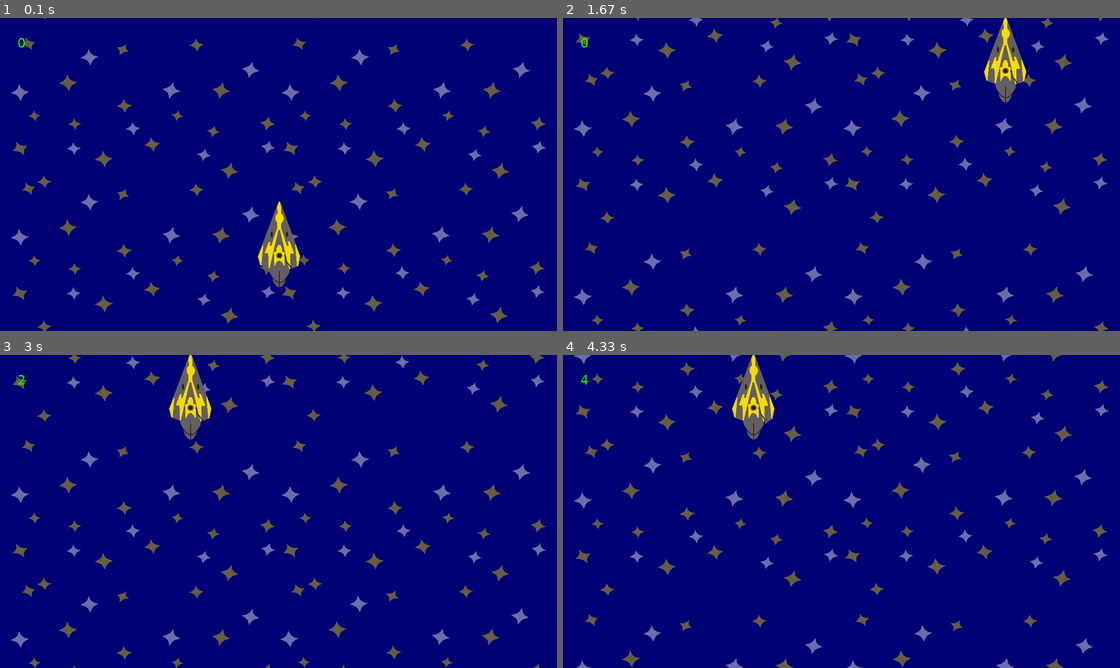
Above: before the commit, frames 1-4 (two rows, left to right).
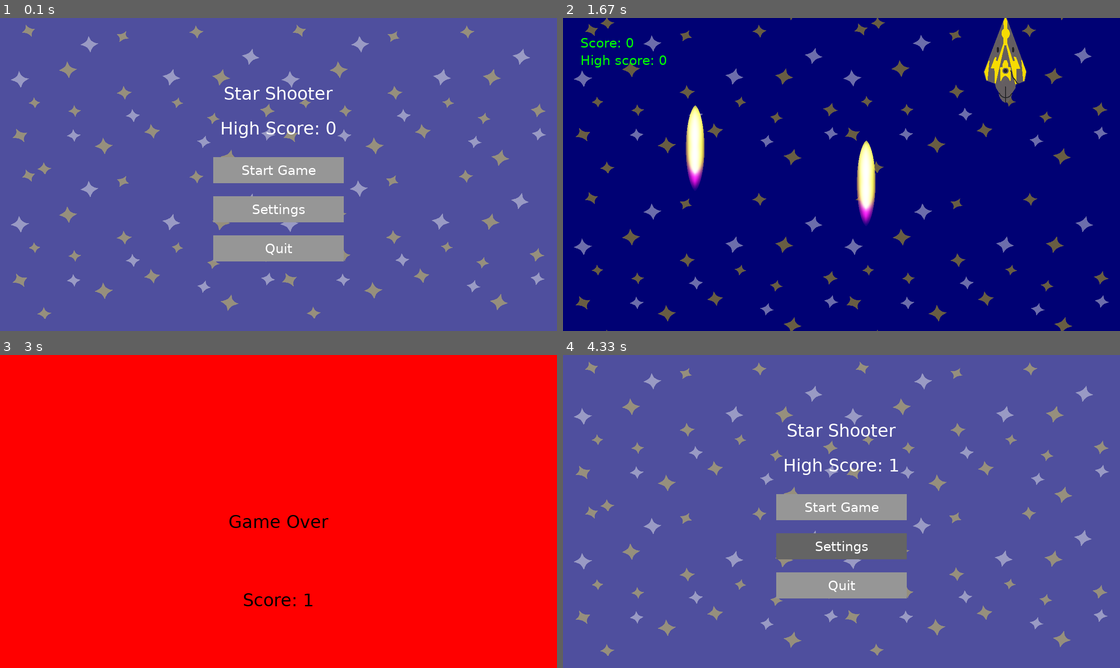
Above: after the commit, the same moments.

Repository: NotBenthe/pygame_game_design
Game: pygame game, started from pygame_tutorial.py
Same seed, same stepped clock (60 frames per second), same inputs: the game is played once before the commit and once after it.
Inputs (mouse positions are in pixels of both pictures, inside the frame that each line leads up to):
- Up to frame 1 (0.1 s): no input
- Up to frame 2 (1.67 s): click (841, 171) at 0.38 s, where only the run after the commit has a clickable "Start Game"; hold Right 0.67-1.13 s; move the mouse to (819, 187) at 0.7 s; hold Up 1.17-1.47 s; hold Left from 1.5 s (still down)
- Up to frame 3 (3 s): release Left at 2.03 s
- Up to frame 4 (4.33 s): move the mouse to (908, 539) at 4.3 s

The runs differ from the first frame. In frame 1, 100% of the frame differs, in the area x 0-100%, y 0-100%; in frame 2, 9.4%; in frame 3, 100%; in frame 4, 100%.

Commit message:
final game

Diff:
--- a/pygame_tutorial.py
+++ b/pygame_tutorial.py
@@ -7,11 +7,12 @@
 
 """
 
-import sys
+import sys, os
 
 if not sys.warnoptions:
     import warnings
     warnings.simplefilter("ignore", UserWarning)
+os.environ['PYGAME_HIDE_SUPPORT_PROMPT'] = '1'
 
 import pygame
 from pygame.locals import *
@@ -29,18 +30,24 @@
 GREEN = (0, 255, 0)
 BLACK = (0, 0, 0)
 WHITE = (255, 255, 255)
+GRAY = (150, 150, 150)
+DARK_GRAY = (100, 100, 100)
 
 # screen information
 SCREEN_WIDTH = 400
 SCREEN_HEIGHT = 600
 SPEED = 25
 SCORE = 0
+HIGH_SCORE = 0
 MAX_ENEMIES = 3
+
+VOLUME_LEVEL = 5
+PRE_MUTE_VOLUTE = 5
+IS_MUTED = False
 
 # setting up fonts
 font = pygame.font.SysFont("Verdana", 40)
 font_small = pygame.font.SysFont("Verdana", 30)
-game_over = font.render("Game Over", True, BLACK)
 
 # initializing display window
 DISPLAYSURF = pygame.display.set_mode((SCREEN_WIDTH, SCREEN_HEIGHT))
@@ -50,17 +57,19 @@
 SCREEN_WIDTH, SCREEN_HEIGHT = DISPLAYSURF.get_size()
 
 DISPLAYSURF.fill(WHITE)
-pygame.display.set_caption("pygame tutorial")
+pygame.display.set_caption("star shooter")
 
 # setting the background
 background = pygame.image.load("background.png")
 background = pygame.transform.scale(background, (SCREEN_WIDTH, SCREEN_HEIGHT))
-background_y = 0  # tracking vertical position
 
 # playing music
 pygame.mixer.music.load("background.wav")
 pygame.mixer.music.play(-1)  # -1 so it repeats
-pygame.mixer.music.set_volume(0.2)
+pygame.mixer.music.set_volume(VOLUME_LEVEL/10.0)
+
+enemies = pygame.sprite.Group()
+all_sprites = pygame.sprite.Group()
 
 # making the player
 class Player(pygame.sprite.Sprite):
@@ -127,95 +136,250 @@
             self.kill()
 
 
-# initiating enemy and player
-P1 = Player()
-
-# creating sprites group
-enemies = pygame.sprite.Group()
-
-all_sprites = pygame.sprite.Group()
-all_sprites.add(P1)
-
-
-# creating event
-INC_SPEED = pygame.USEREVENT + 1
-# call the INC_SPEED object every 1000 ms (=1s)
-pygame.time.set_timer(INC_SPEED, 2000)
-
-# spawning enemies
-SPAWN_ENEMY = pygame.USEREVENT + 2
-# trying to spawn a new enemy every 1-5 seconds
-pygame.time.set_timer(SPAWN_ENEMY, random.randint(1000, 3000))
-
-# running the game
-while True:
-    # cycling through the events occuring
-    for event in pygame.event.get():
-        # increasing the speed (every 1 s)
-        if event.type == INC_SPEED:
-            SPEED += 2
-
-        # spawning enemies
-        if event.type == SPAWN_ENEMY:
-            if len(enemies) < MAX_ENEMIES:
-                E = Enemy()
-                enemies.add(E)
-                all_sprites.add(E)
-
-            pygame.time.set_timer(SPAWN_ENEMY, random.randint(int(10000/SPEED), int(30000/SPEED)))
-
-        # quitting
-        if event.type == QUIT:
-            pygame.quit()
-            sys.exit()
-
-    # drawing the enemy and player
-    DISPLAYSURF.fill(WHITE)
-
-    # moving the background
-    background_y += 5
-    if background_y >= SCREEN_HEIGHT:
-        background_y = 0
-
-    # drqwing the background and score
-    DISPLAYSURF.blit(background, (0, background_y))
-    DISPLAYSURF.blit(background, (0, background_y - SCREEN_HEIGHT))
-
-    scores = font_small.render(str(SCORE), True, GREEN)
-    DISPLAYSURF.blit(scores, (40, 40))
-
-    # drawing the entities
-    for entity in all_sprites:
-        DISPLAYSURF.blit(entity.image, entity.rect)
-        entity.move()
-
-    # collision
-    if pygame.sprite.spritecollide(P1, enemies, False, pygame.sprite.collide_mask) :
-        # playing crashing sound
-        pygame.mixer.Sound('crash.wav').play()
-        #time.sleep(0.5)
-
-        # making screen red
-        DISPLAYSURF.fill(RED)
-        #DISPLAYSURF.blit(scores, (40, 40))
-        DISPLAYSURF.blit(game_over, (SCREEN_WIDTH/2-200, SCREEN_HEIGHT/2))
-        score_go = font.render(f"Score: {str(SCORE)}", True, BLACK)
-        DISPLAYSURF.blit(score_go, (SCREEN_WIDTH/2-200, 3* SCREEN_HEIGHT/4))
+# make a button
+def draw_button(text, x, y, width, height, normal_color, hover_color, mouse_pos):
+    rect = pygame.Rect(x, y, width, height)
+    if rect.collidepoint(mouse_pos):
+        pygame.draw.rect(DISPLAYSURF, hover_color, rect)
+    else:
+        pygame.draw.rect(DISPLAYSURF, normal_color, rect)
+
+    text_surf = font_small.render(text, True, WHITE)
+    text_rect = text_surf.get_rect(center=rect.center)
+    DISPLAYSURF.blit(text_surf, text_rect)
+    return rect
+
+
+# home screen function
+def home_screen():
+    while True:
+        mouse_pos = pygame.mouse.get_pos()
+
+        # background image
+        DISPLAYSURF.blit(background, (0, 0))
+        overlay = pygame.Surface((SCREEN_WIDTH, SCREEN_HEIGHT), pygame.SRCALPHA)
+        overlay.fill((250, 250, 250, 80))
+        DISPLAYSURF.blit(overlay, (0, 0))
+
+        # displaying title and high score
+        title = font.render("Star Shooter", True, WHITE)
+        DISPLAYSURF.blit(title, (SCREEN_WIDTH/2 - title.get_width()/2, 150))
+        high_score = font.render(f"High Score: {HIGH_SCORE}", True, WHITE)
+        DISPLAYSURF.blit(high_score, (SCREEN_WIDTH/2 - high_score.get_width()/2, 230))
+
+        # buttons
+        start_btn = draw_button("Start Game", SCREEN_WIDTH/2 - 150, 320, 300, 60, GRAY, DARK_GRAY, mouse_pos)
+        settings_btn = draw_button("Settings", SCREEN_WIDTH/2 - 150, 410, 300, 60, GRAY, DARK_GRAY, mouse_pos)
+        quit_btn = draw_button("Quit", SCREEN_WIDTH/2 - 150, 500, 300, 60, GRAY, DARK_GRAY, mouse_pos)
+
+        for event in pygame.event.get():
+            if event.type == QUIT:
+                pygame.quit()
+                sys.exit()
+
+            # if pressing button
+            if event.type == MOUSEBUTTONDOWN and event.button == 1:
+                if start_btn.collidepoint(mouse_pos):
+                    game_loop()
+                elif settings_btn.collidepoint(mouse_pos):
+                    settings_screen()
+                elif quit_btn.collidepoint(mouse_pos):
+                    pygame.quit()
+                    sys.exit()
 
         pygame.display.update()
-
-        # killing all the sprites
+        FramePerSec.tick(FPS)
+
+
+# settings menu
+def settings_screen():
+    global MAX_ENEMIES, VOLUME_LEVEL, IS_MUTED, PRE_MUTE_VOLUME
+    while True:
+        mouse_pos = pygame.mouse.get_pos()
+
+        # background
+        DISPLAYSURF.blit(background, (0, 0))
+        overlay = pygame.Surface((SCREEN_WIDTH, SCREEN_HEIGHT), pygame.SRCALPHA)
+        overlay.fill((250, 250, 250, 80))
+        DISPLAYSURF.blit(overlay, (0, 0))
+
+        # displaying title
+        title = font.render("Settings", True, BLUE)
+        DISPLAYSURF.blit(title, (SCREEN_WIDTH/2 - title.get_width()/2, 80))
+
+        # max number of enemies
+        lbl_enemies = font.render("Max enemies: ", True, WHITE)
+        num_enemies = font.render(f"{MAX_ENEMIES}", True, WHITE)
+
+        row1_total_width = lbl_enemies.get_width() + 60 + 15 + num_enemies.get_width() + 15 + 60
+        start_x1 = SCREEN_WIDTH / 2 - row1_total_width / 2
+        y1 = 220
+
+        DISPLAYSURF.blit(lbl_enemies, (start_x1, y1))
+        btn_e_minus = draw_button("-", start_x1 + lbl_enemies.get_width(), y1 - 5, 60, 60, GRAY, DARK_GRAY, mouse_pos)
+        DISPLAYSURF.blit(num_enemies, (btn_e_minus.right + 15, y1))
+        btn_e_plus = draw_button("+", btn_e_minus.right + 15 + num_enemies.get_width() + 15, y1 - 5, 60, 60, GRAY, DARK_GRAY, mouse_pos)
+
+        # audio volume
+        lbl_volume = font.render("Audio volume: ", True, WHITE)
+        volume_display_str = "Muted" if IS_MUTED else f"{VOLUME_LEVEL}"
+        num_volume = font.render(volume_display_str, True, WHITE)
+
+        row2_total_width = lbl_volume.get_width() + 110 + 15 + 60 + 15 + num_volume.get_width() + 15 + 60
+        start_x2 = SCREEN_WIDTH / 2 - row2_total_width / 2
+        y2 = 340
+
+        DISPLAYSURF.blit(lbl_volume, (start_x2, y2))
+        mute_label = "Unmute" if IS_MUTED else "Mute"
+        btn_mute = draw_button(mute_label, start_x2 + lbl_volume.get_width(), y2 - 5, 110, 60, GRAY, DARK_GRAY, mouse_pos)
+        btn_v_minus = draw_button("-", btn_mute.right + 15, y2 - 5, 60, 60, GRAY, DARK_GRAY, mouse_pos)
+        DISPLAYSURF.blit(num_volume, (btn_v_minus.right + 15, y2))
+        btn_v_plus = draw_button("+", btn_v_minus.right + 15 + num_volume.get_width() + 15, y2 - 5, 60, 60, GRAY, DARK_GRAY, mouse_pos)
+
+        # back button
+        btn_back = draw_button("Back to Menu", SCREEN_WIDTH/2 - 150, 480, 300, 60, GRAY, DARK_GRAY, mouse_pos)
+
+        for event in pygame.event.get():
+            if event.type == QUIT:
+                pygame.quit()
+                sys.exit()
+
+            if event.type == MOUSEBUTTONDOWN and event.button == 1:
+                # enemies
+                if btn_e_minus.collidepoint(mouse_pos):
+                    if MAX_ENEMIES > 1: MAX_ENEMIES -= 1
+                elif btn_e_plus.collidepoint(mouse_pos):
+                    if MAX_ENEMIES < 10: MAX_ENEMIES += 1
+
+                # volume
+                elif btn_v_minus.collidepoint(mouse_pos):
+                    if VOLUME_LEVEL > 0:
+                        VOLUME_LEVEL -= 1
+                        IS_MUTED = True if VOLUME_LEVEL == 0 else False
+                        pygame.mixer.music.set_volume(VOLUME_LEVEL / 10.0)
+                elif btn_v_plus.collidepoint(mouse_pos):
+                    if VOLUME_LEVEL < 10:
+                        VOLUME_LEVEL += 1
+                        IS_MUTED = False
+                        pygame.mixer.music.set_volume(VOLUME_LEVEL / 10.0)
+
+                # mute
+                elif btn_mute.collidepoint(mouse_pos):
+                    if IS_MUTED:
+                        IS_MUTED = False
+                        VOLUME_LEVEL = PRE_MUTE_VOLUME if PRE_MUTE_VOLUME > 0 else 2
+                    else:
+                        IS_MUTED = True
+                        PRE_MUTE_VOLUME = VOLUME_LEVEL
+                        VOLUME_LEVEL = 0
+                    pygame.mixer.music.set_volume(VOLUME_LEVEL / 10.0)
+
+                elif btn_back.collidepoint(mouse_pos):
+                    return
+
+        pygame.display.update()
+        FramePerSec.tick(FPS)
+
+
+# game loop
+def game_loop():
+    global SPEED, SCORE, HIGH_SCORE
+
+    SPEED = 25
+    SCORE = 0
+    background_y = 0
+
+    P1 = Player()
+    all_sprites.add(P1)
+
+    # creating event
+    INC_SPEED = pygame.USEREVENT + 1
+    # call the INC_SPEED object every 1000 ms (=1s)
+    pygame.time.set_timer(INC_SPEED, 2000)
+
+    # spawning enemies
+    SPAWN_ENEMY = pygame.USEREVENT + 2
+    # trying to spawn a new enemy every 1-5 seconds
+    pygame.time.set_timer(SPAWN_ENEMY, random.randint(0, 2000))
+
+    playing = True
+
+    # running the game
+    while playing:
+        # cycling through the events occuring
+        for event in pygame.event.get():
+            # increasing the speed (every 1 s)
+            if event.type == INC_SPEED:
+                SPEED += 5
+
+            # spawning enemies
+            if event.type == SPAWN_ENEMY:
+                if len(enemies) < MAX_ENEMIES:
+                    E = Enemy()
+                    enemies.add(E)
+                    all_sprites.add(E)
+
+                pygame.time.set_timer(SPAWN_ENEMY, random.randint(0, int(10000/SPEED)))
+
+            # quitting
+            if event.type == QUIT:
+                pygame.quit()
+                sys.exit()
+
+        # moving the background
+        background_y += 5
+        if background_y >= SCREEN_HEIGHT:
+            background_y = 0
+
+        # drqwing the background and score
+        DISPLAYSURF.fill(WHITE)
+        DISPLAYSURF.blit(background, (0, background_y))
+        DISPLAYSURF.blit(background, (0, background_y - SCREEN_HEIGHT))
+
+        scores = font_small.render(f"Score: {str(SCORE)}", True, GREEN)
+        DISPLAYSURF.blit(scores, (40, 40))
+        high_score = font_small.render(f"High score: {str(HIGH_SCORE)}", True, GREEN)
+        DISPLAYSURF.blit(high_score, (40, 80))
+
+        # drawing the entities
         for entity in all_sprites:
-            # removing sprite from group (-> will no longer be drawn)
-            entity.kill()
-
-        # quiting the game
-        time.sleep(2)
-        pygame.quit()
-        sys.exit()
-
-    # updating the display
-    pygame.display.update()
-
-    # waiting a bit before
-    FramePerSec.tick(FPS)
+            DISPLAYSURF.blit(entity.image, entity.rect)
+            entity.move()
+
+        if SCORE > HIGH_SCORE:
+                HIGH_SCORE = SCORE
+
+        # collision
+        if pygame.sprite.spritecollide(P1, enemies, False, pygame.sprite.collide_mask) :
+            # playing crashing sound
+            pygame.mixer.Sound('crash.wav').play()
+            #time.sleep(0.5)
+
+            # making screen red
+            DISPLAYSURF.fill(RED)
+            game_over = font.render("Game Over", True, BLACK)
+            DISPLAYSURF.blit(game_over, (SCREEN_WIDTH/2 - game_over.get_width()/2, SCREEN_HEIGHT/2))
+            score_go = font.render(f"Score: {str(SCORE)}", True, BLACK)
+            DISPLAYSURF.blit(score_go, (SCREEN_WIDTH/2 - score_go.get_width()/2, 3* SCREEN_HEIGHT/4))
+
+            pygame.display.update()
+
+            # killing all the sprites
+            for entity in all_sprites:
+                # removing sprite from group (-> will no longer be drawn)
+                entity.kill()
+
+            # quiting the game
+            time.sleep(2)
+            playing = False
+
+        # updating the display
+        pygame.display.update()
+
+        # waiting a bit before
+        FramePerSec.tick(FPS)
+
+
+# main
+if __name__ == "__main__":
+    home_screen()
